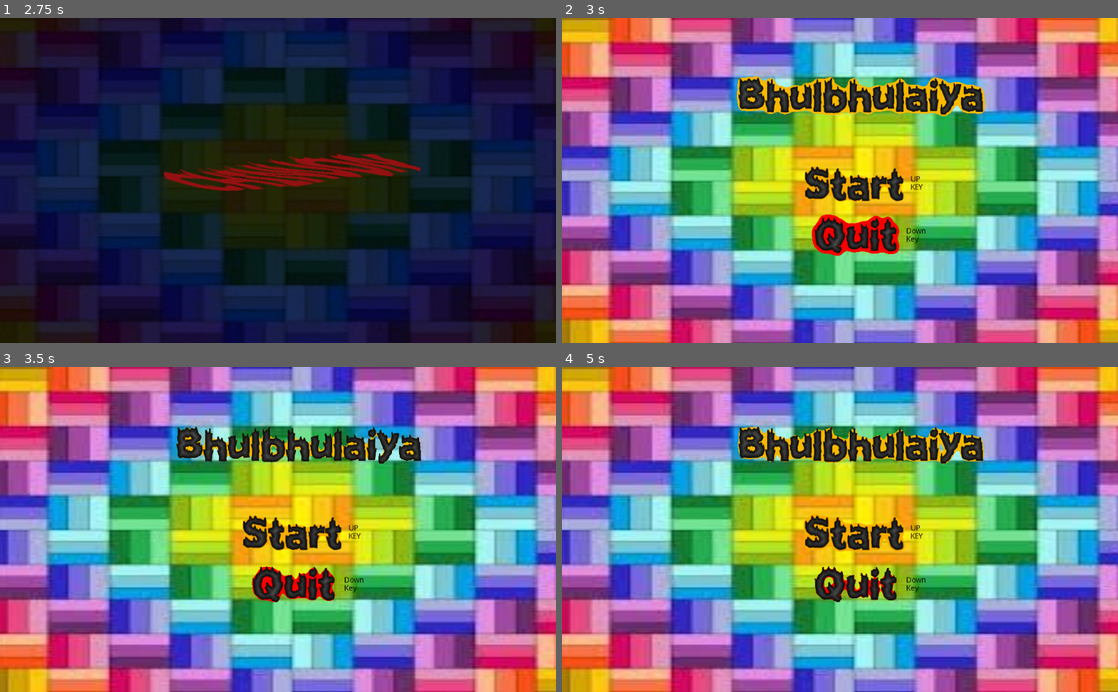
Above: before the commit, frames 1-4 (two rows, left to right).
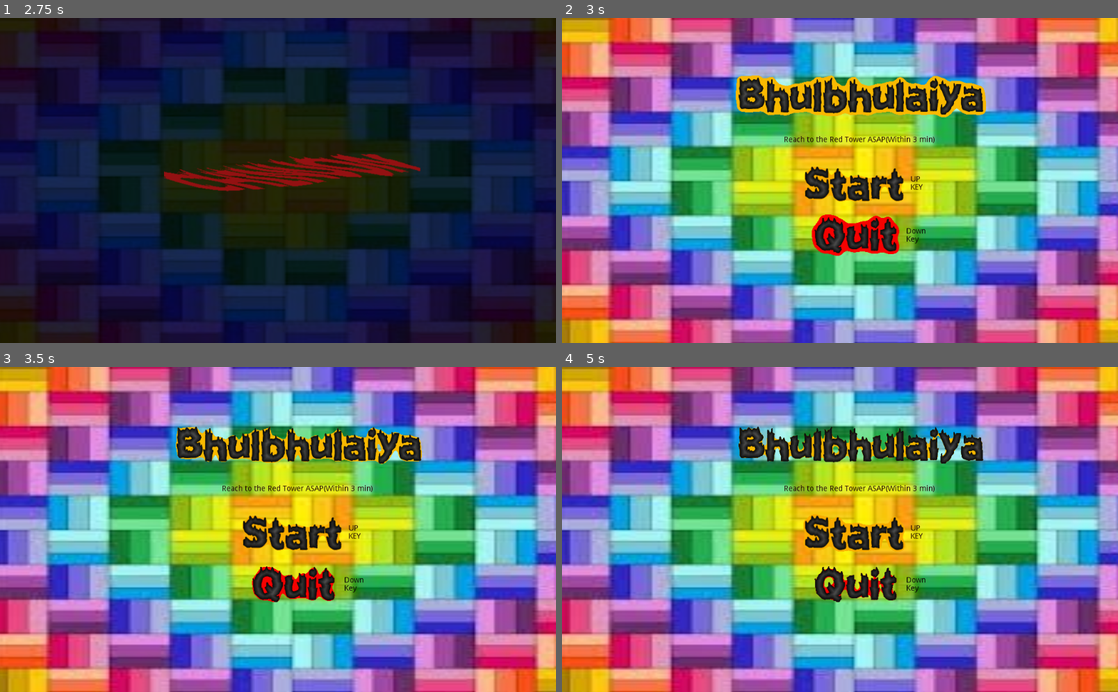
Above: after the commit, the same moments.

Repository: Chinuon/Bhulbhulaiya
Game: Godot game, scene res://splash.tscn
Two runs of this game, one before a commit and one after it. Both use one fixed random seed, a clock stepped at 60 frames per second and the inputs below.
Inputs:
- Up to frame 1 (2.75 s): hold Right (ui_right) 0.53-1.28 s; hold Down (ui_down) 1.28-2.03 s; hold Right (ui_right) from 2.03 s (still down)
- Up to frame 2 (3 s): release Right (ui_right) at 2.78 s; hold Up (ui_up) from 2.78 s (still down)
- Up to frame 3 (3.5 s): keep holding Up (ui_up)
- Up to frame 4 (5 s): release Up (ui_up) at 3.53 s; hold Left (ui_left) from 3.53 s (still down)

Frame 1 is identical in both runs. In frame 2, 0.9% of the frame differs, in the area x 31-77%, y 17-39%; in frame 3, 1.1%, in the area x 31-76%, y 18-39%; in frame 4, 1.1%.

Commit message:
added timer

Diff:
--- a/KinematicBody.gd
+++ b/KinematicBody.gd
@@ -33,3 +33,8 @@
 		gravity = -3
 		velocity.y += gravity
 	move_and_slide(velocity, Vector3(0, 1, 0))
+
+
+func _on_Timer_timeout():
+	get_tree().change_scene("res://menu.tscn")
+	pass # Replace with function body.
--- a/Level1.tscn
+++ b/Level1.tscn
@@ -1,7 +1,8 @@
-[gd_scene load_steps=30 format=2]
+[gd_scene load_steps=31 format=2]
 
 [ext_resource path="res://KinematicBody.gd" type="Script" id=1]
 [ext_resource path="res://Area.gd" type="Script" id=2]
+[ext_resource path="res://sounds/Music.ogg" type="AudioStream" id=3]
 
 [sub_resource type="CubeMesh" id=1]
 
@@ -781,4 +782,13 @@
 [node name="CollisionShape" type="CollisionShape" parent="walls/StaticBody52"]
 transform = Transform( 10, 0, 0, 0, 1, 0, 0, 0, 1, 0, 0, 0 )
 shape = SubResource( 28 )
+
+[node name="AudioStreamPlayer2D" type="AudioStreamPlayer2D" parent="."]
+stream = ExtResource( 3 )
+autoplay = true
+
+[node name="Timer" type="Timer" parent="."]
+wait_time = 180.0
+autostart = true
 [connection signal="body_entered" from="walls/Area" to="walls/Area" method="_on_Area_body_entered"]
+[connection signal="timeout" from="Timer" to="KinematicBody" method="_on_Timer_timeout"]
--- a/menu.tscn
+++ b/menu.tscn
@@ -64,7 +64,7 @@
 position = Vector2( 550.026, 143.645 )
 frames = SubResource( 1 )
 animation = "logo"
-frame = 4
+frame = 3
 playing = true
 
 [node name="start" type="AnimatedSprite" parent="."]
@@ -127,5 +127,16 @@
 __meta__ = {
 "_edit_use_anchors_": false
 }
+
+[node name="Label" type="Label" parent="."]
+margin_left = 409.0
+margin_top = 218.0
+margin_right = 687.0
+margin_bottom = 232.0
+custom_colors/font_color = Color( 0.137255, 0.027451, 0.027451, 1 )
+text = "Reach to the Red Tower ASAP(Within 3 min)"
+__meta__ = {
+"_edit_use_anchors_": false
+}
 [connection signal="pressed" from="start/start" to="." method="_on_start_pressed"]
 [connection signal="pressed" from="quit/quit" to="." method="_on_quit_pressed"]
